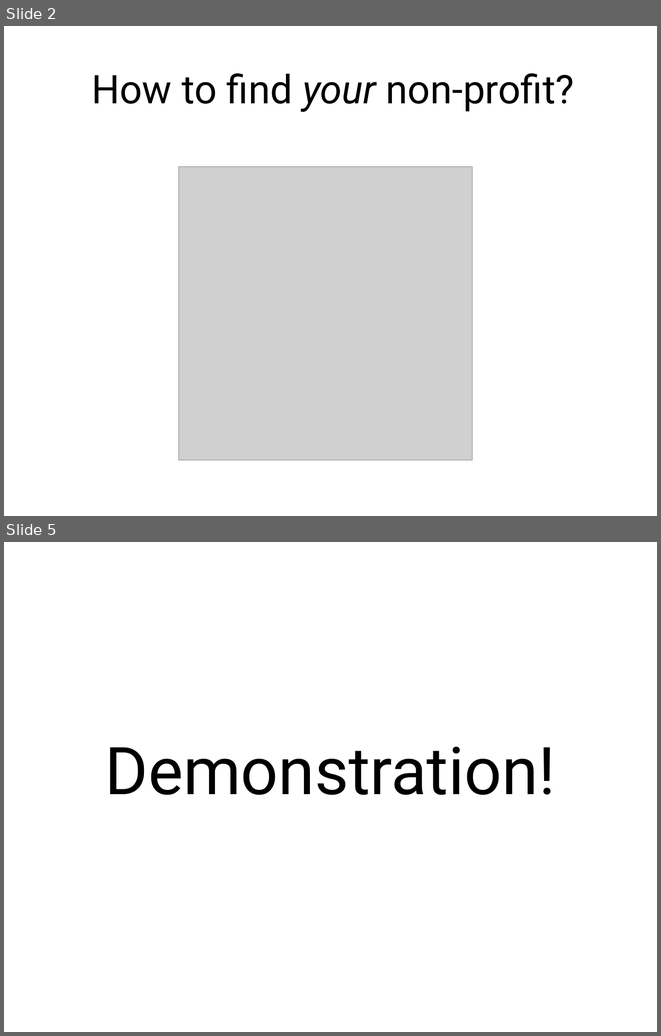
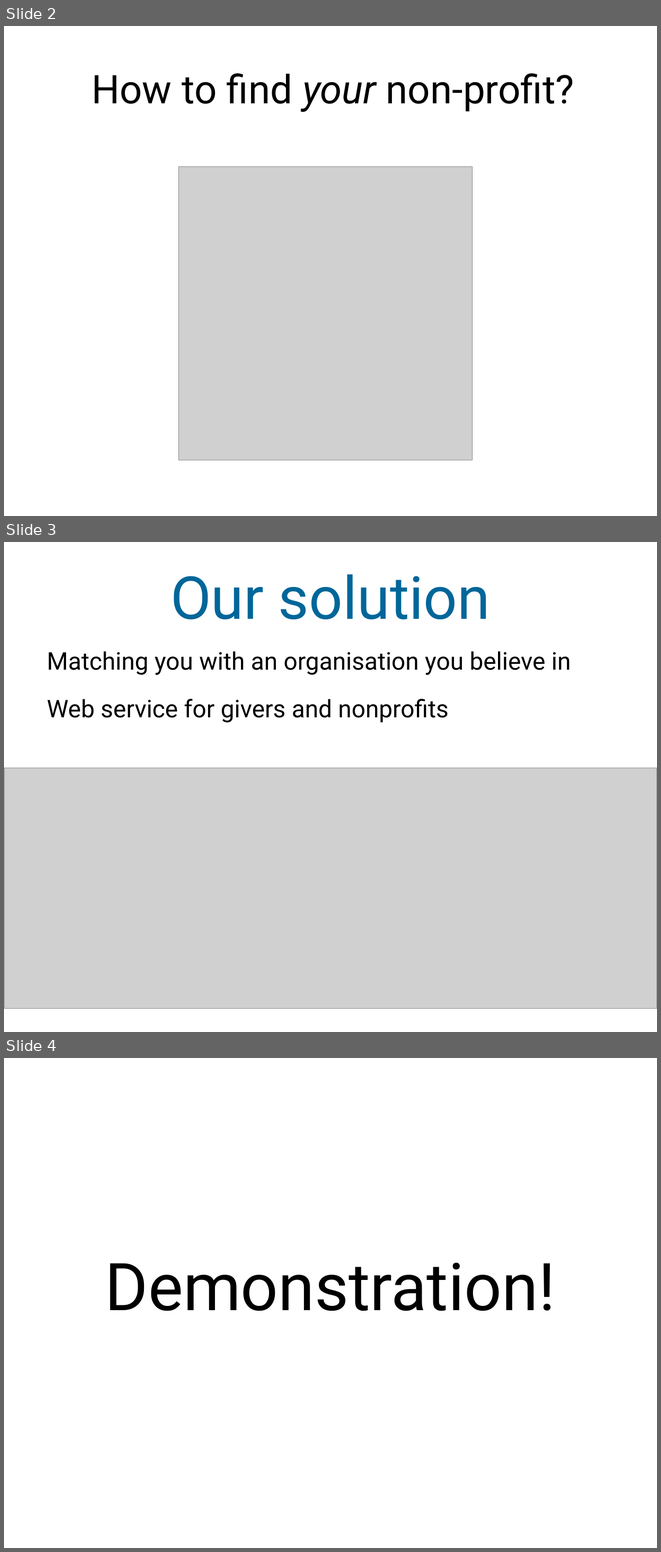
Before and after one commit to Johan37/OpenHack, a slide deck: documents/presentation.odp. Shown one above the other, each under a label of ours: slides 2 and 5 before the commit, slides 2, 3 and 4 after it; the slides between them are not shown. The pictures are 661x1036 and 661x1552 pixels, drawn with LibreOffice and Linux fonts; fonts in the diff are those of the drawing; grey boxes stand for pictures; background and template pictures are left out. Boxes give left, top, right and bottom in pixels: in the first picture for what was removed or moved away, otherwise in the second. Text is boxed around its words. In the diff, an @@ line names an element or a change of style, - is before the commit and + after.

```diff
--- a/documents/presentation.odp
+++ b/documents/presentation.odp
@@ slide 3 added at box(4, 542, 657, 1032), background #FFFFFF @@
@@ title added at box(170, 574, 490, 619), 72 pt, text #006699 @@
+Our solution
@@ text added at box(47, 651, 571, 723), 29.6 pt, text #000000 @@
+Matching you with an organisation you believe in
+Web service for givers and nonprofits
@@ picture added at box(4, 768, 657, 1009) @@
@@ what was slide 5 is now slide 4 @@
```
Also in this commit, not shown: 2 slides removed, 1 other file.
